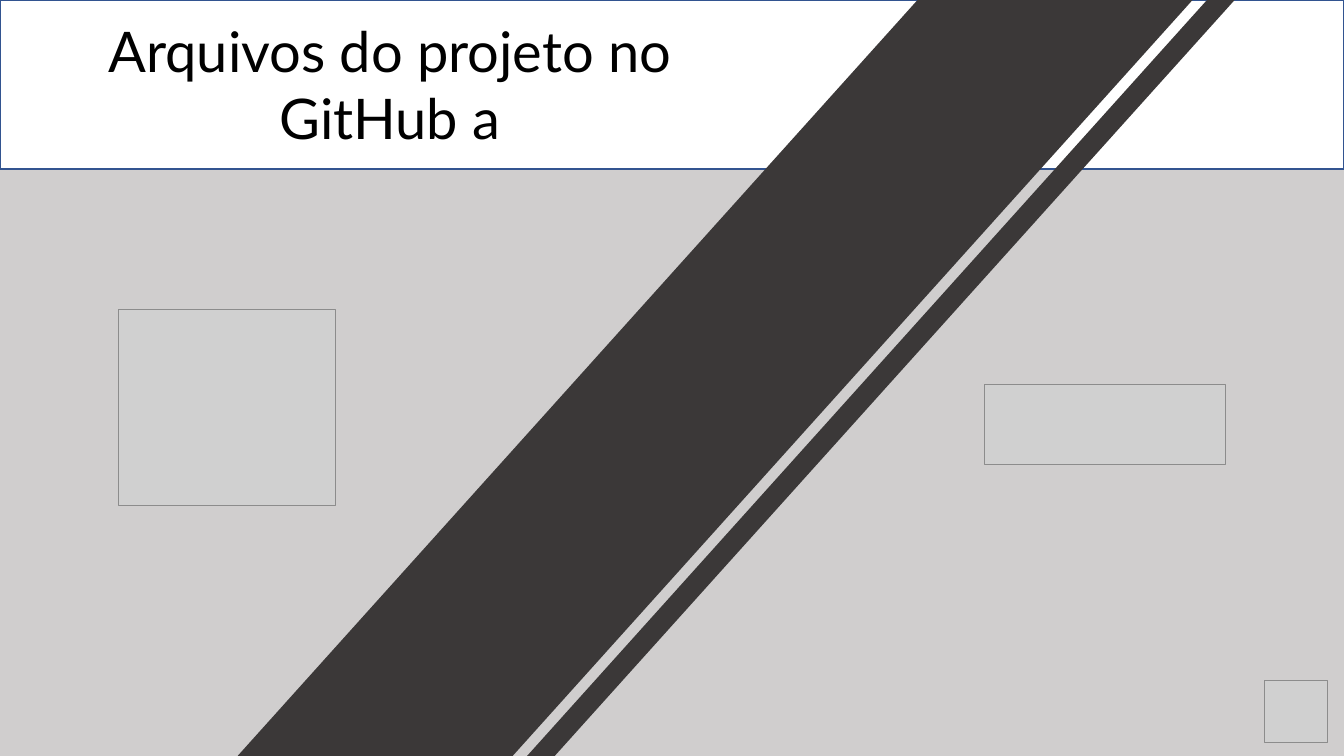
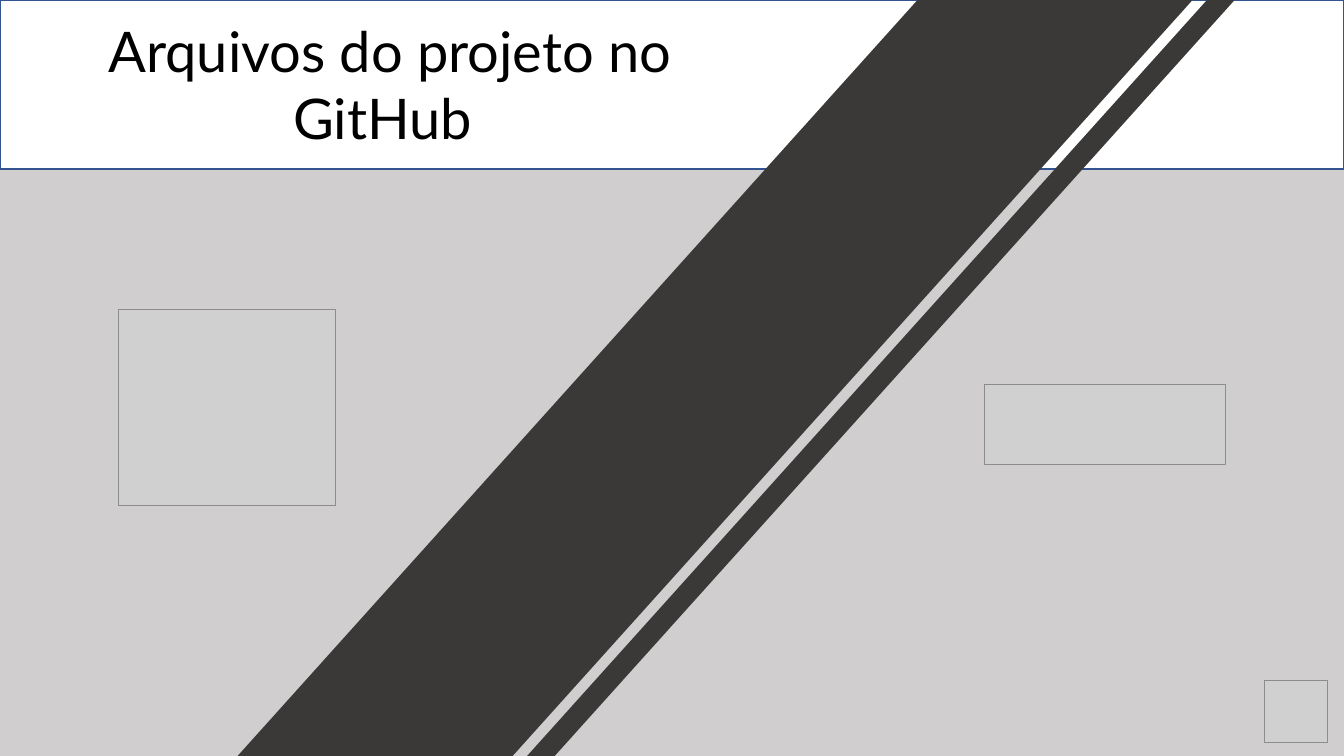
Before and after one commit to rafael-rochaalmeida/Harbor-Solutions, a slide deck: slide 10 of Documentação/Apresentação Sprint 2.pptx. Drawn at 1344x756 pixels with LibreOffice and Linux fonts; fonts in the diff are those of the drawing; grey boxes stand for pictures. Boxes give left, top, right and bottom in pixels: in the first picture for what was removed or moved away, otherwise in the second. Text is boxed around its words. In the diff, an @@ line names an element or a change of style, - is before the commit and + after.

```diff
--- a/Documentação/Apresentação Sprint 2.pptx
+++ b/Documentação/Apresentação Sprint 2.pptx
@@ text at (109,30,671,140): text changed @@
-Arquivos do projeto no GitHub a
+Arquivos do projeto no GitHub
```
Also in this commit, not shown: 3 other slides changed, 3 other files.
